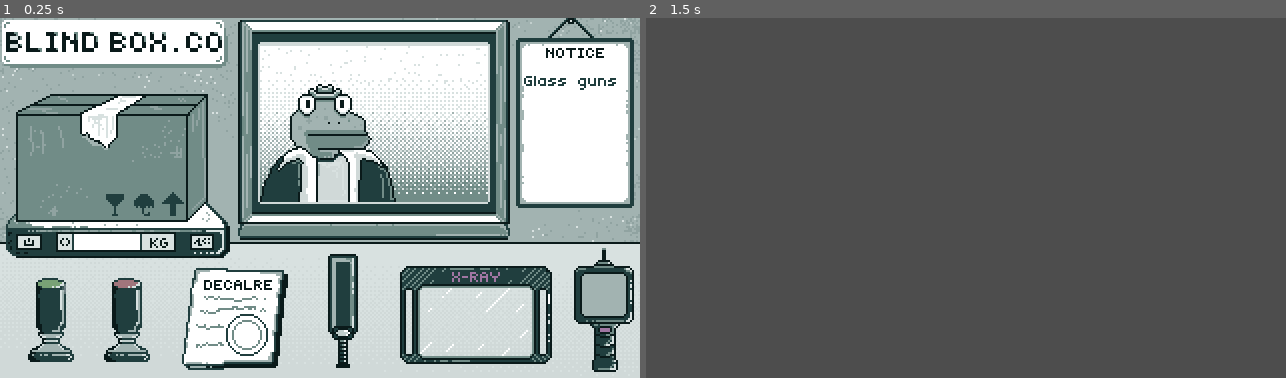
Above: before the commit, frames 1-2 (left to right).
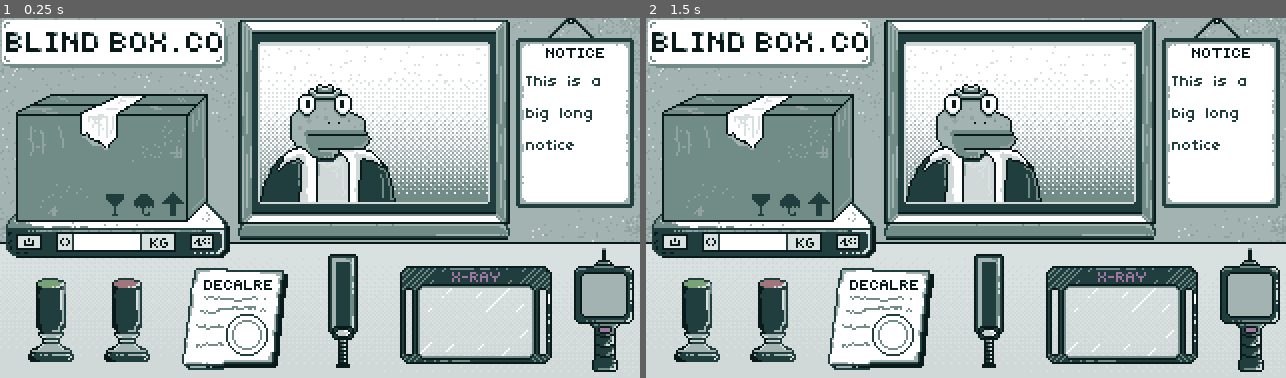
Above: after the commit, the same moments.

Repository: hkattt/blind-box-co
Game: Godot game, scene res://scenes/Main.tscn
Same seed, same stepped clock (60 frames per second), same inputs: the game is played once before the commit and once after it.
Inputs (mouse positions are in pixels of both pictures, inside the frame that each line leads up to):
- Up to frame 1 (0.25 s): no input
- Up to frame 2 (1.5 s): click "Approve" at 0.5 s; click (716, 50) at 1.25 s, where only the run after the commit has a clickable "Approve"

The runs differ from the first frame. In frame 1, 0.3% of the frame differs, in the area x 81-97%, y 16-37%; in frame 2, 100%, in the area x 0-100%, y 0-100%.

Commit message:
Days can be finished by submitting document

Diff:
--- a/src/data/days/day.tres
+++ b/src/data/days/day.tres
@@ -7,6 +7,6 @@
 
 [resource]
 script = ExtResource("4_nijca")
-interrogations = Array[ExtResource("1_1kygk")]([ExtResource("2_iwjv1")])
+interrogations = Array[ExtResource("1_1kygk")]([ExtResource("2_iwjv1"), ExtResource("2_iwjv1")])
 notice = ExtResource("3_1kygk")
 metadata/_custom_type_script = "uid://cf8yjujibee5i"
--- /dev/null
+++ b/src/data/days/day2.tres
@@ -0,0 +1,12 @@
+[gd_resource type="Resource" script_class="DayData" load_steps=5 format=3 uid="uid://jpuarmv1d60u"]
+
+[ext_resource type="Script" uid="uid://6kbdvw4yxbnb" path="res://resources/InterrogationData.gd" id="1_v0k7f"]
+[ext_resource type="Resource" uid="uid://80dpgfvfgapt" path="res://data/days/interrogations/greg-interrogation.tres" id="2_1m1on"]
+[ext_resource type="Resource" uid="uid://k4htw44a4q3k" path="res://data/days/notices/notice2.tres" id="3_v0k7f"]
+[ext_resource type="Script" uid="uid://cf8yjujibee5i" path="res://resources/DayData.gd" id="4_my8nn"]
+
+[resource]
+script = ExtResource("4_my8nn")
+interrogations = Array[ExtResource("1_v0k7f")]([ExtResource("2_1m1on")])
+notice = ExtResource("3_v0k7f")
+metadata/_custom_type_script = "uid://cf8yjujibee5i"
--- a/src/data/days/notices/notice.tres
+++ b/src/data/days/notices/notice.tres
@@ -4,5 +4,5 @@
 
 [resource]
 script = ExtResource("1_tgst6")
-text = "Glass guns"
+text = "This is a big long notice"
 metadata/_custom_type_script = "uid://blcisleuv746k"
--- /dev/null
+++ b/src/data/days/notices/notice2.tres
@@ -0,0 +1,8 @@
+[gd_resource type="Resource" script_class="NoticeData" load_steps=2 format=3 uid="uid://k4htw44a4q3k"]
+
+[ext_resource type="Script" uid="uid://blcisleuv746k" path="res://resources/NoticeData.gd" id="1_cwvgb"]
+
+[resource]
+script = ExtResource("1_cwvgb")
+text = "Day 2"
+metadata/_custom_type_script = "uid://blcisleuv746k"
--- a/src/data/game_data.tres
+++ b/src/data/game_data.tres
@@ -1,10 +1,11 @@
-[gd_resource type="Resource" script_class="GameData" load_steps=4 format=3 uid="uid://cvwmyvkss4vfi"]
+[gd_resource type="Resource" script_class="GameData" load_steps=5 format=3 uid="uid://cvwmyvkss4vfi"]
 
 [ext_resource type="Script" uid="uid://cf8yjujibee5i" path="res://resources/DayData.gd" id="1_r34r7"]
 [ext_resource type="Resource" uid="uid://bpq7e50dyx0vd" path="res://data/days/day.tres" id="2_vllua"]
+[ext_resource type="Resource" uid="uid://jpuarmv1d60u" path="res://data/days/day2.tres" id="3_r34r7"]
 [ext_resource type="Script" uid="uid://po8htodqto00" path="res://resources/GameData.gd" id="4_yqv0c"]
 
 [resource]
 script = ExtResource("4_yqv0c")
-days = Array[ExtResource("1_r34r7")]([ExtResource("2_vllua")])
+days = Array[ExtResource("1_r34r7")]([ExtResource("2_vllua"), ExtResource("3_r34r7")])
 metadata/_custom_type_script = "uid://po8htodqto00"
--- a/src/scenes/Character.tscn
+++ b/src/scenes/Character.tscn
@@ -1,10 +1,22 @@
-[gd_scene load_steps=2 format=3 uid="uid://cr1wagw7mq66l"]
+[gd_scene load_steps=4 format=3 uid="uid://cr1wagw7mq66l"]
 
 [ext_resource type="Script" uid="uid://dm8pjtg2a0154" path="res://scripts/Character.gd" id="1_53v7d"]
+[ext_resource type="Texture2D" uid="uid://vy5e666sb1em" path="res://assets/images/characters/greg.png" id="2_3i3nt"]
 
-[node name="Character" type="Node2D"]
+[sub_resource type="RectangleShape2D" id="RectangleShape2D_53v7d"]
+size = Vector2(26, 48)
+
+[node name="Character" type="Area2D"]
 script = ExtResource("1_53v7d")
 
 [node name="Portrait" type="TextureRect" parent="."]
+texture_filter = 3
 offset_right = 40.0
 offset_bottom = 40.0
+texture = ExtResource("2_3i3nt")
+
+[node name="CollisionShape2D" type="CollisionShape2D" parent="."]
+position = Vector2(33, 33)
+shape = SubResource("RectangleShape2D_53v7d")
+
+[connection signal="area_entered" from="." to="." method="_on_area_entered"]
--- a/src/scenes/items/Document.tscn
+++ b/src/scenes/items/Document.tscn
@@ -1,11 +1,12 @@
-[gd_scene load_steps=4 format=3 uid="uid://c80ia1to1uufr"]
+[gd_scene load_steps=5 format=3 uid="uid://c80ia1to1uufr"]
 
 [ext_resource type="Script" uid="uid://dwbmb1gfveg4f" path="res://scripts/items/Document.gd" id="1_amked"]
-[ext_resource type="Texture2D" uid="uid://ctk84np8kunyb" path="res://assets/images/items/document-unsigned.png" id="2_amked"]
+[ext_resource type="Texture2D" uid="uid://ctk84np8kunyb" path="res://assets/images/items/document/document-unsigned.png" id="2_amked"]
+[ext_resource type="PackedScene" uid="uid://bmxvytvy17tji" path="res://scenes/components/Dragable.tscn" id="3_vhlji"]
 
 [sub_resource type="CircleShape2D" id="CircleShape2D_w0fi6"]
 
-[node name="Document" type="Area2D"]
+[node name="Document" type="Area2D" groups=["Documents"]]
 script = ExtResource("1_amked")
 
 [node name="Sprite2D" type="Sprite2D" parent="."]
@@ -16,4 +17,6 @@
 position = Vector2(6, 9)
 shape = SubResource("CircleShape2D_w0fi6")
 
+[node name="Dragable" parent="." instance=ExtResource("3_vhlji")]
+
 [connection signal="area_entered" from="." to="." method="_on_area_entered"]
--- a/src/scenes/room/Notice.tscn
+++ b/src/scenes/room/Notice.tscn
@@ -11,7 +11,8 @@
 texture = ExtResource("1_73ngg")
 
 [node name="Label" type="Label" parent="."]
-offset_left = -25.0
+offset_left = -24.0
 offset_top = -24.0
 offset_right = 26.0
 offset_bottom = 44.0
+autowrap_mode = 3
--- a/src/scripts/Character.gd
+++ b/src/scripts/Character.gd
@@ -1,6 +1,13 @@
 extends Node2D
+
+signal document_received
 
 @onready var portrait = $Portrait
 
 func load_character(character_data: CharacterData):
 	portrait.texture = character_data.portrait
+
+func _on_area_entered(area: Area2D) -> void:
+	if area.is_in_group("Documents"):
+		area.queue_free()
+		document_received.emit()
--- a/src/scripts/Interrogation.gd
+++ b/src/scripts/Interrogation.gd
@@ -15,6 +15,7 @@
 	var character: Node2D = character_scene.instantiate()
 	character_slot.add_child(character)
 	character.load_character(character_data)
+	character.document_received.connect(_on_document_received, CONNECT_ONE_SHOT)
 
 	var package: Node2D = package_scene.instantiate()
 	package_slot.add_child(package)
@@ -23,6 +24,6 @@
 
 	notice.load_notice(notice_data)
 
-func _on_approve_button_pressed() -> void:
+func _on_document_received() -> void:
 	print('Interrogation: Interrogation complete')
 	interrogation_complete.emit()
--- a/src/scripts/managers/DayManager.gd
+++ b/src/scripts/managers/DayManager.gd
@@ -27,6 +27,10 @@
 	var interrogation_data = interrogation_queue.pop_front()
 	# Create a new interrogation instance
 	current_interrogation = interrogation_scene.instantiate()
+	# Add the new interrogation. Defer the call to allow everything to finish
+	call_deferred("_add_interrogation", interrogation_data)
+
+func _add_interrogation(interrogation_data: InterrogationData) -> void:
 	get_tree().current_scene.add_child(current_interrogation)
 	# Populate with the interrogation data
 	current_interrogation.setup(interrogation_data.character, interrogation_data.package, notice_data)
Not shown, changed: README.md
